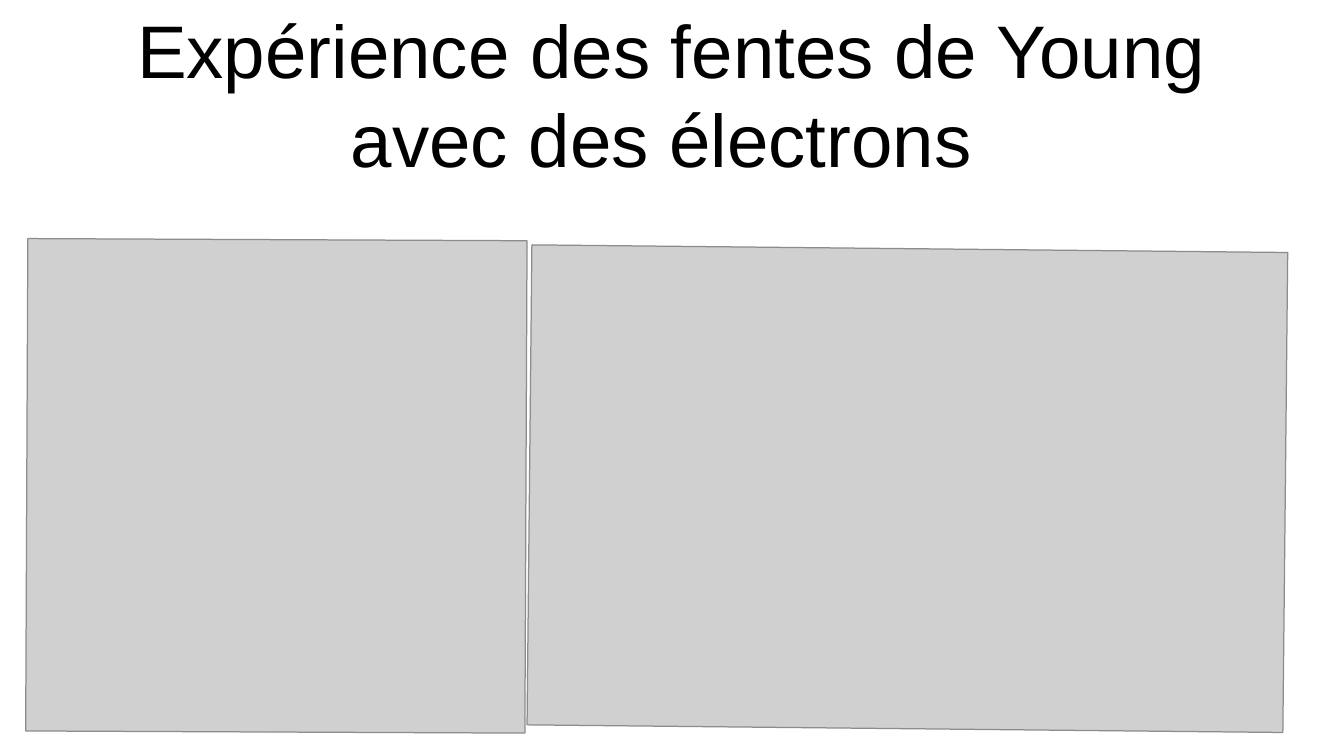
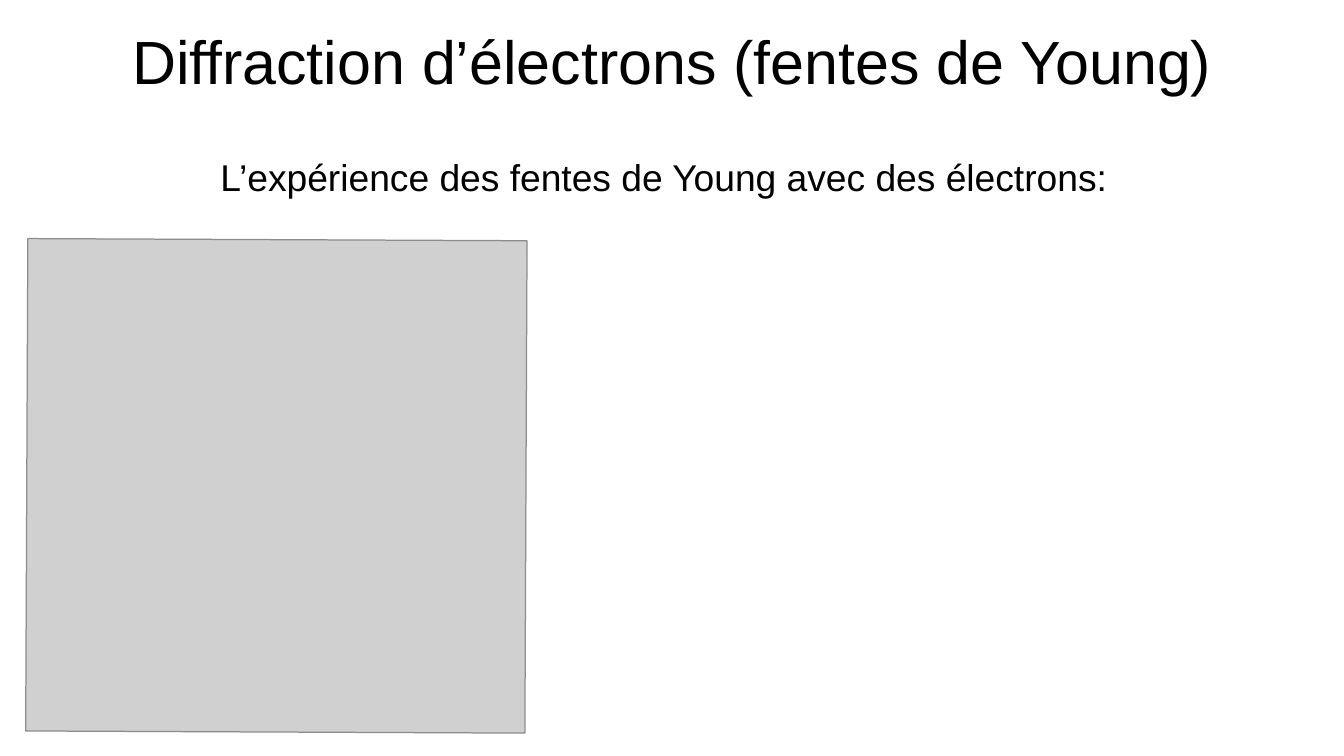
Before and after one commit to mjamotte/quantum_info_DLH, a slide deck: slide 6 of slides/slides_chapitre1.odp (slide 3 before the commit). Drawn at 1344x756 pixels with LibreOffice and Linux fonts; fonts in the diff are those of the drawing; grey boxes stand for pictures. Boxes give left, top, right and bottom in pixels: in the first picture for what was removed or moved away, otherwise in the second. Text is boxed around its words. In the diff, an @@ line names an element or a change of style, - is before the commit and + after.

```diff
--- a/slides/slides_chapitre1.odp
+++ b/slides/slides_chapitre1.odp
@@ title added at (132, 39, 1211, 95), 36 pt, text #000000 @@
+Diffraction d’électrons (fentes de Young)
@@ text "L’expérience des fentes de Young ..." at (220, 163, 1107, 199): vertical alignment middle to top @@
@@ text at (220, 163, 1107, 199): text changed; size 44 to 22 pt @@
-Expérience des fentes de Young avec des électrons
+L’expérience des fentes de Young avec des électrons:
@@ picture removed at (527, 245, 1288, 733) @@
```
Also in this commit, not shown: 2 other slides changed, 11 slides added, 8 other files.
